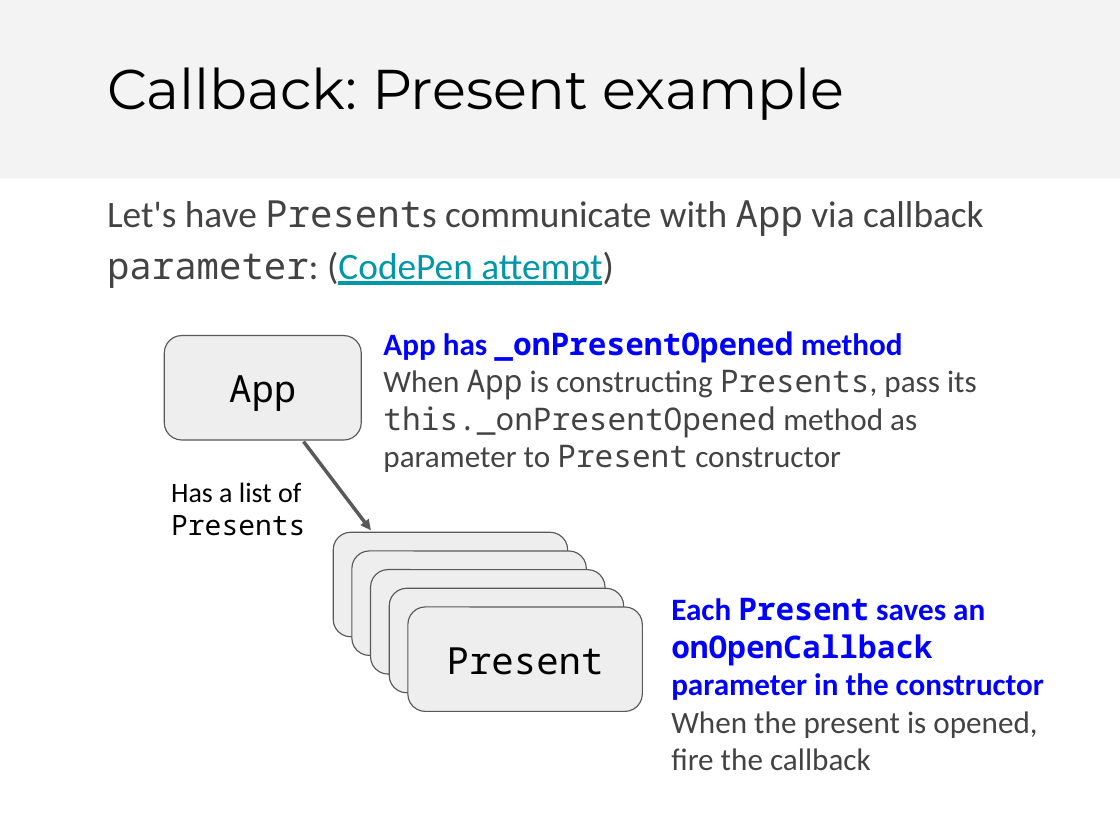
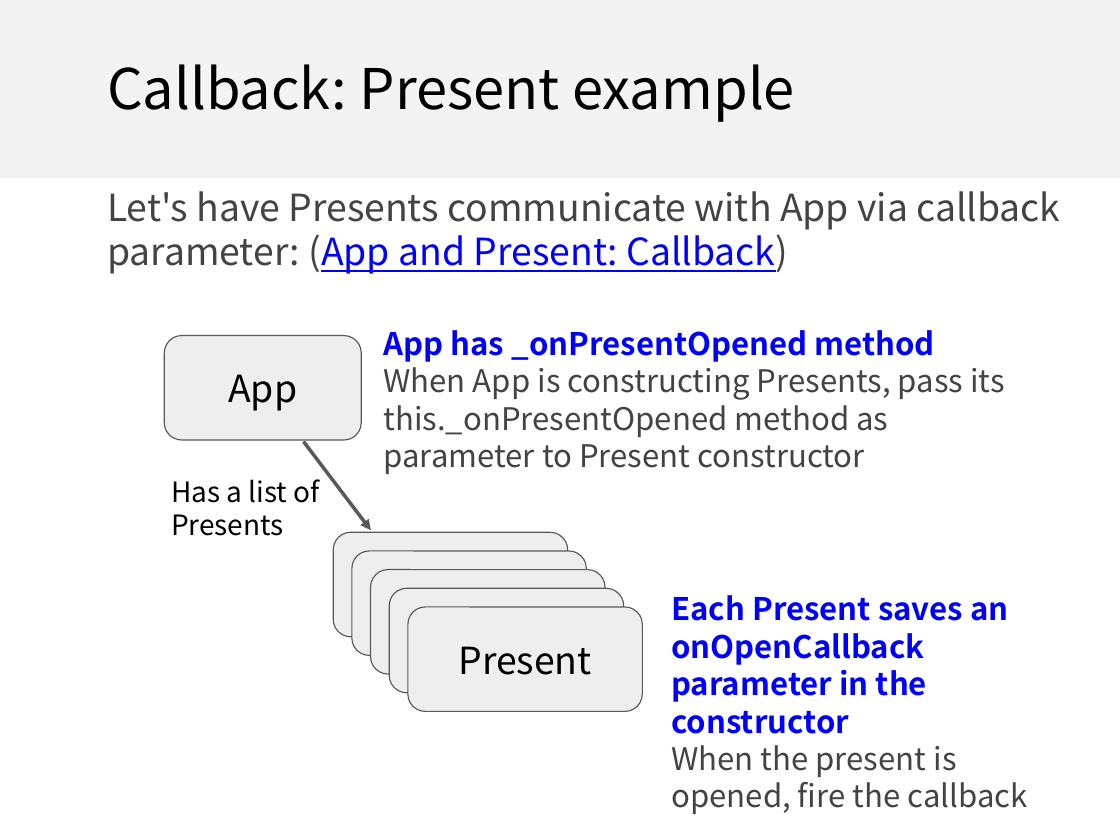
Before and after one commit to fullstackccu/fullstackccu.github.io, a slide deck: slide 53 of lectures/13/lecture13.odp (slide 55 before the commit). Drawn at 1120x840 pixels with LibreOffice and Linux fonts; fonts in the diff are those of the drawing. Boxes give left, top, right and bottom in pixels: in the first picture for what was removed or moved away, otherwise in the second. Text is boxed around its words. In the diff, an @@ line names an element or a change of style, - is before the commit and + after.

Commit message:
Lecture 13 revised

```diff
--- a/lectures/13/lecture13.odp
+++ b/lectures/13/lecture13.odp
@@ title "Callback: Present example" at (107, 64, 795, 122): font Montserrat to Noto Sans CJK SC @@
@@ text at (107, 191, 1061, 274): text changed; font Calibri to Noto Sans CJK SC @@
-Let's have Presents communicate with App via callback parameter: (CodePen attempt)
+Let's have Presents communicate with App via callback parameter: (App and Present: Callback)
@@ text "App has _onPresentOpened method" at (383, 330, 1005, 474): font Calibri to Noto Sans CJK SC in "App has method", "When is constructing Presents, pass its method ..."; font Noto Sans Mono to Noto Sans CJK SC in "_onPresentOpened", "App Presents, this._onPresentOpened Present" @@
@@ rounded rectangle "App" at (165, 336, 362, 440): font Noto Sans Mono to Noto Sans CJK SC @@
@@ text "Has a list of Presents" at (171, 479, 320, 536): font Calibri to Noto Sans CJK SC in "Has a list of"; font Noto Sans Mono to Noto Sans CJK SC in "Presents" @@
@@ text "Each Present saves an onOpenCallback ..." at (671, 595, 1027, 814): font Calibri to Noto Sans CJK SC in "Each saves an parameter in the constructor", "When the present is opened, fire the ..."; font Noto Sans Mono to Noto Sans CJK SC in "Present onOpenCallback" @@
@@ rounded rectangle "Present" at (408, 607, 642, 711): font Noto Sans Mono to Noto Sans CJK SC @@
```
Also in this commit, not shown: 8 other slides changed, 4 slides removed, 1 other file.
